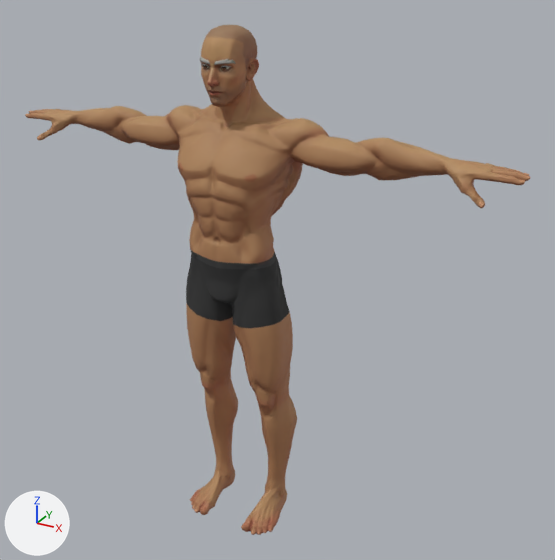
The glTF model app/src/main/assets/pilot/Superhero_Male_FullBody.gltf, before and after one commit.
Both versions are drawn from a camera (50 mm lens) standing at (1.31, -2.06, 2.04) and looking at (0.11, 0.11, 0.95). The axes (+X, +Y, +Z) are drawn at lower left. The lights are the same throughout. The first picture is the older version.

Objects in the first picture: 'SuperHero_Male' and 1 more.
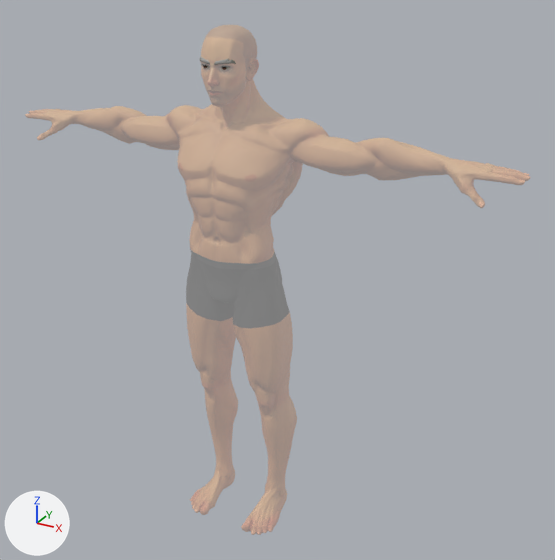
What changed in the scene script:
```text
Change mat_mi_superhero_male:
    where n0 = _N.new('ShaderNodeBsdfPrincipled'); n0.name = 'Principled BSDF'
    add n0.inputs[28].default_value = 0.18  # 'Emission Strength'
```

Where the change shows, as pixel boxes [x1, y1, x2, y2] in the pictures (555 x 560 px):
'SuperHero_Male', surface changed (brown to beige): [25, 25, 530, 535] in both
